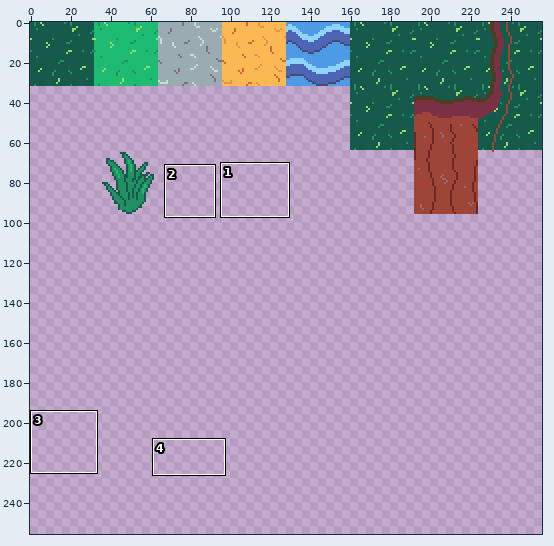
Two states of a pixel-art file, Assets/Sprites/Ground Tiles/ground_terrain.ase. Above, an overview of the earlier version with the close-up marked.
Close-up. The starting point:
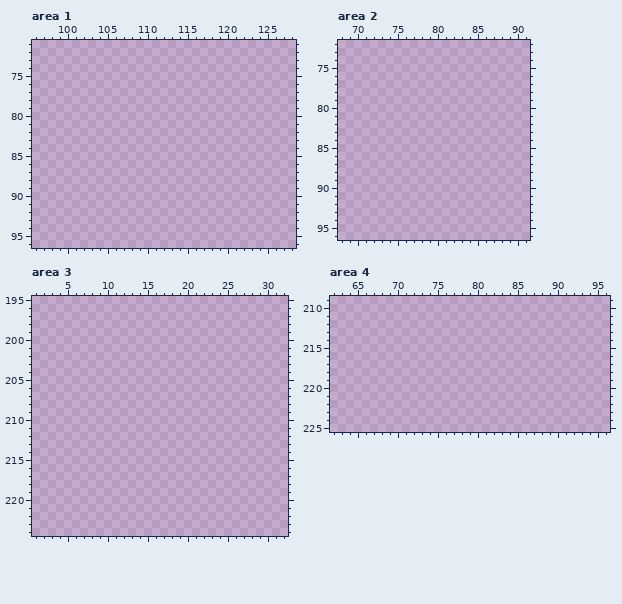
256x256 pixels, 1 frame. Shown: area 1: x 96..128, y 71..96; area 2: x 68..91, y 72..96; area 3: x 1..32, y 195..224; area 4: x 62..96, y 209..225. The commit also changed other parts of the picture, which this record leaves out.
The same view after the edit:
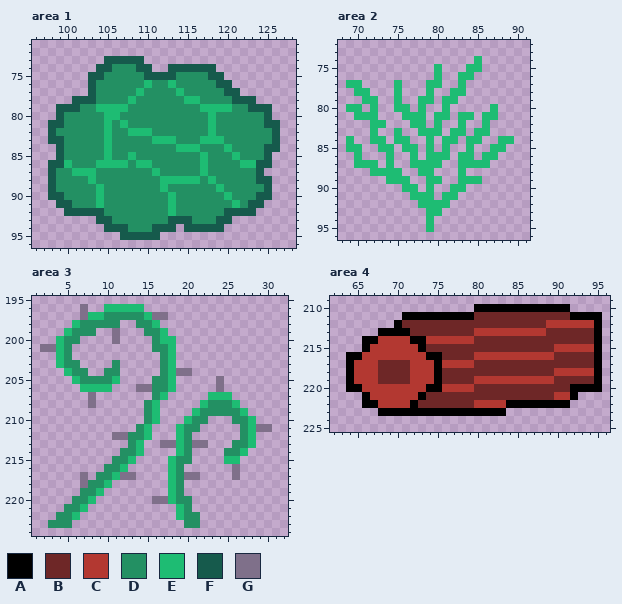
Palette (. is transparent): A #000000  B #6e2727  C #b33831  D #239063  E #1ebc73  F #165a4c  G #7f708a
What changed:
Changed rows in their new state; - is an unchanged pixel.
Area 1, layer "Layer 1":
first column x 98:
73 -------FFFFF-----------------
74 ------FFDDDFF--FFFFFF--------
75 -----FFDDDDDFFFFDDDDFF-------
76 -----FDDDDDDEDDEDDDDDFF------
77 -----FDDDDDEDDDDEDDDDDFF-----
78 ---FFFDDDDEDDDDDDEEDDDDFFF---
79 -FFFDDEEEEDDDDDDDDDEEEEDDFFF-
80 -FDDDDDEEDDDDDDDDDDDEDDDDDDF-
81 FFDDDDDEDEDDDDDDDDDDEDDDDDDFF
82 FDDDDDDEDDEEEDDDDDDDEDDDDDDDF
83 FFDDDDDEDDDDDEEEDDDEEEDDDDDDF
84 -FDDDDDEDDDDDDDDEEEDDDEDDDDFF
85 -FDDDDDEDDEDDDDDDDDEDDDEDDDF-
86 FFEDDDEEEEDEEDDDDDDEDDDDEEFF-
87 FDDEEEDDDDDDDEDDDDDEDDDDDDF--
88 FDDDDEDDDDDDDDEEEEEDEDDDDDFF-
89 FDDDDDEDDDDDDDEDDDDDDEDDDDDF-
90 FFDDDDEDDDDDDDDEDDDDDDEDDDFF-
91 -FFDDDEDDDDDDDDEDDDDDDDEDFF--
92 --FFFFFDDDDDDDDEDDDDDDFFFF---
93 ------FFDDDDDDDFFFDDDFF------
94 -------FFFDDDFFF-FFFFF-------
95 ---------FFFFF---------------
Area 2, layer "Layer 1":
first column x 69:
74 ----------------E----
75 -----------E---EE----
76 -----------E--EE-----
77 EE----E---EE--E------
78 -EE---E---E--EE------
79 --EE--E--EE-EE-------
80 EE-E--EE-E--E-----E--
81 -EEE---EEE-EE-EE-EE--
82 ---EE---EE-E--E--E---
83 ---E--E--EEE-EE-EE---
84 E--EE-EE--E-EE-EE--EE
85 EE--EE-EE-E-E--E--EE-
86 -E---E--E-EEE-EE-EE--
87 -EEE-E--EEEE--EEEE---
88 ---EEEE--EE---E------
89 -----EEE--EE--EEE----
90 -------EE-E--EE------
91 --------EEE-EE-------
92 ---------EEEE--------
93 ----------EE---------
94 ----------E----------
95 ----------E----------
Area 3, layer "Layer 1":
first column x 2:
196 -----G--EEEEE----------------
197 -----GEEDDDDDEGG-------------
198 ----EDDDDD--DDE--------------
199 ---EDDD--G---DDE-------------
200 --EDD----G----DEE------------
201 GGED----------DDE------------
202 --ED-----------DE------------
203 --EDD----D-----DE------------
204 ---EDD--DD-----DEGG----------
205 ----EDDDDE----DDE-----G------
206 -----EEEE---GGDDE-----G------
207 ------G-------DE-----EEE-----
208 ------G------DE-----EDDDE----
209 -------------DE----EDDDDDE---
210 -------------DE---EDD---DDE--
211 ------------DE---EDD-----DEGG
212 ---------GGDDE---ED------DE--
213 -----------DE--GGEDGG---DDE--
214 ----------DDE----ED----DDE---
215 ---------DDE----EDD----EE----
216 --------DDE-----ED------G----
217 -----G-DDEGG----EDGG----G----
218 -----GDDE-------ED-----------
219 -----DDE--------ED-----------
220 ----DDE-------GGEDD----------
221 ---DDE-----------ED----------
222 --DDE------------EDD---------
223 -DDD--------------DD---------
Area 4, layer "Layer 1":
first column x 64:
210 ----------------AAAAAAAAAAAA----
211 -------AAAAAAAAABBBBBBBBBBBBAAAA
212 ------ABBBBBBBBBBBBBBBBBBCCCCCCA
213 ----AAAABBBBBBBBCCCCCCCCCBBBBBBA
214 --AACCCCAACCCCCCBBBBBBBBBBBBBBBA
215 --ACCCCCCABBBBBBBBBBBBBBBBCCCCCA
216 AACCCCCCCCAABBBBCCCCCCCCCCBBBBBA
217 ACCCBBBBCCCACCCCBBBBBBBBBBBBBBBA
218 ACCCBBBBCCCABBBBBBBBBBBBBBCCCCCA
219 ACCCBBBBCCCABBBBCCCCCCCCCCBBBBBA
220 AACCCCCCCCAACCCCBBBBBBBBBBBBAAAA
221 --ACCCCCCABBBBBBBBBBBBBBBBCCA---
222 --AACCCCABBBBBBBCCCCAAAAAAAA----
223 ----AAAAAAAAAAAAAAAA------------
Where, in picture pixels (left, top, right, bottom), the same in both close-ups:
added: (48, 56, 280, 240)
added: (346, 56, 514, 232)
added: (40, 304, 272, 528)
added: (346, 304, 602, 416)
